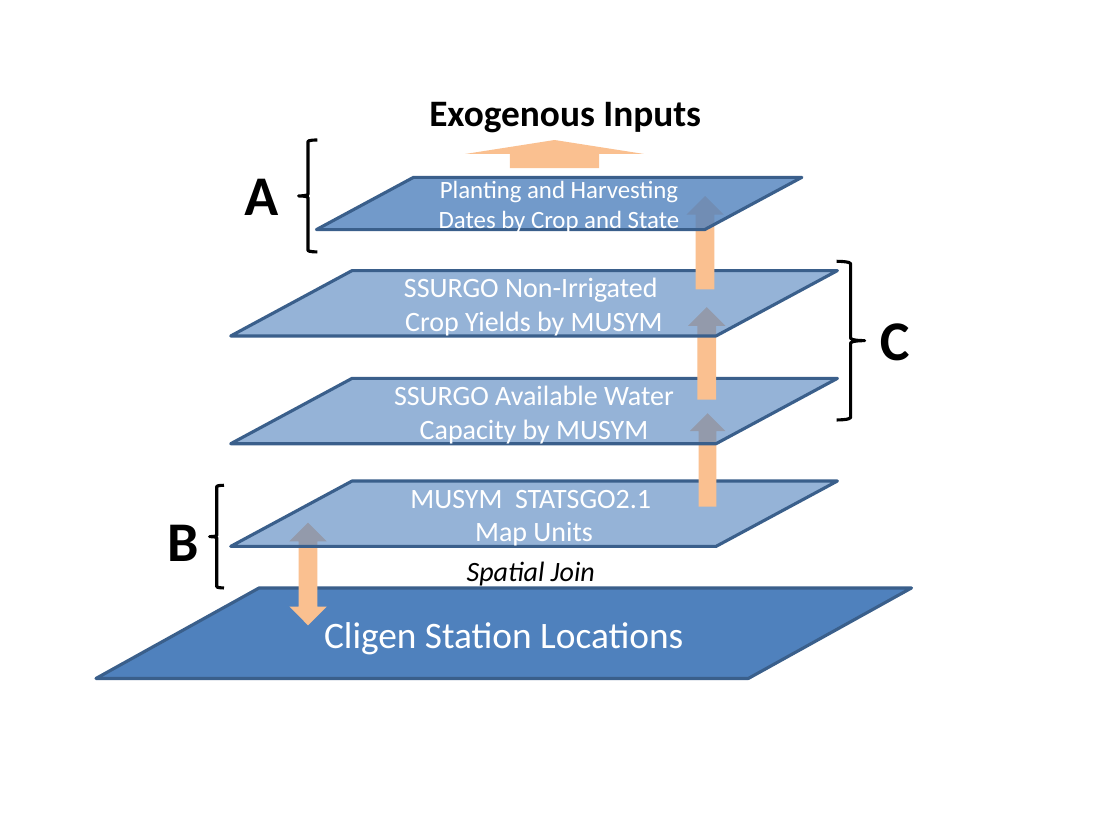
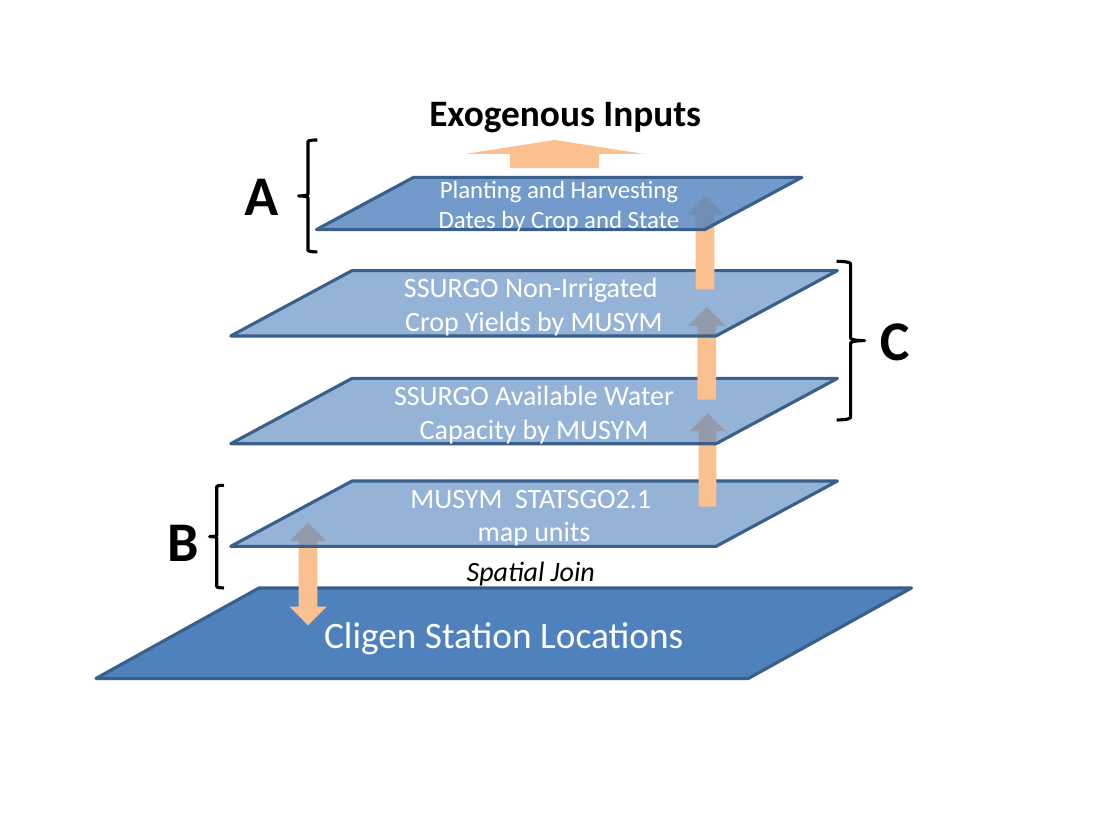
Before and after one commit to NREL/waterfootprint, a slide deck: slide 6 of Journal Paper/revision/Figures_Draft_dana.pptx. Drawn at 1120x840 pixels with LibreOffice and Linux fonts; fonts in the diff are those of the drawing. Boxes give left, top, right and bottom in pixels: in the first picture for what was removed or moved away, otherwise in the second. Text is boxed around its words. In the diff, an @@ line names an element or a change of style, - is before the commit and + after.

```diff
--- a/Journal Paper/revision/Figures_Draft_dana.pptx
+++ b/Journal Paper/revision/Figures_Draft_dana.pptx
@@ text in flow chart input output at box(478, 522, 590, 548): text changed @@
-Map Units
+map units
```
Also in this commit, not shown: 1 other slide changed, 18 other files.
